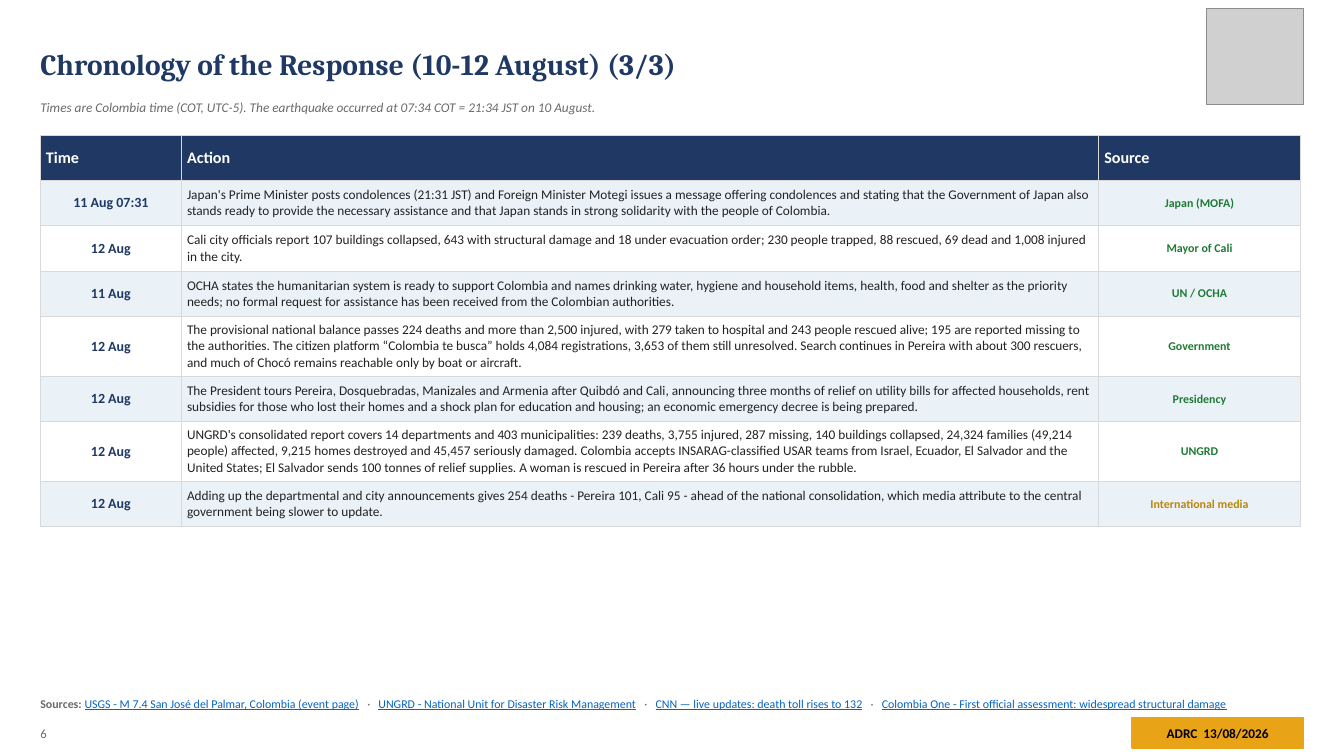
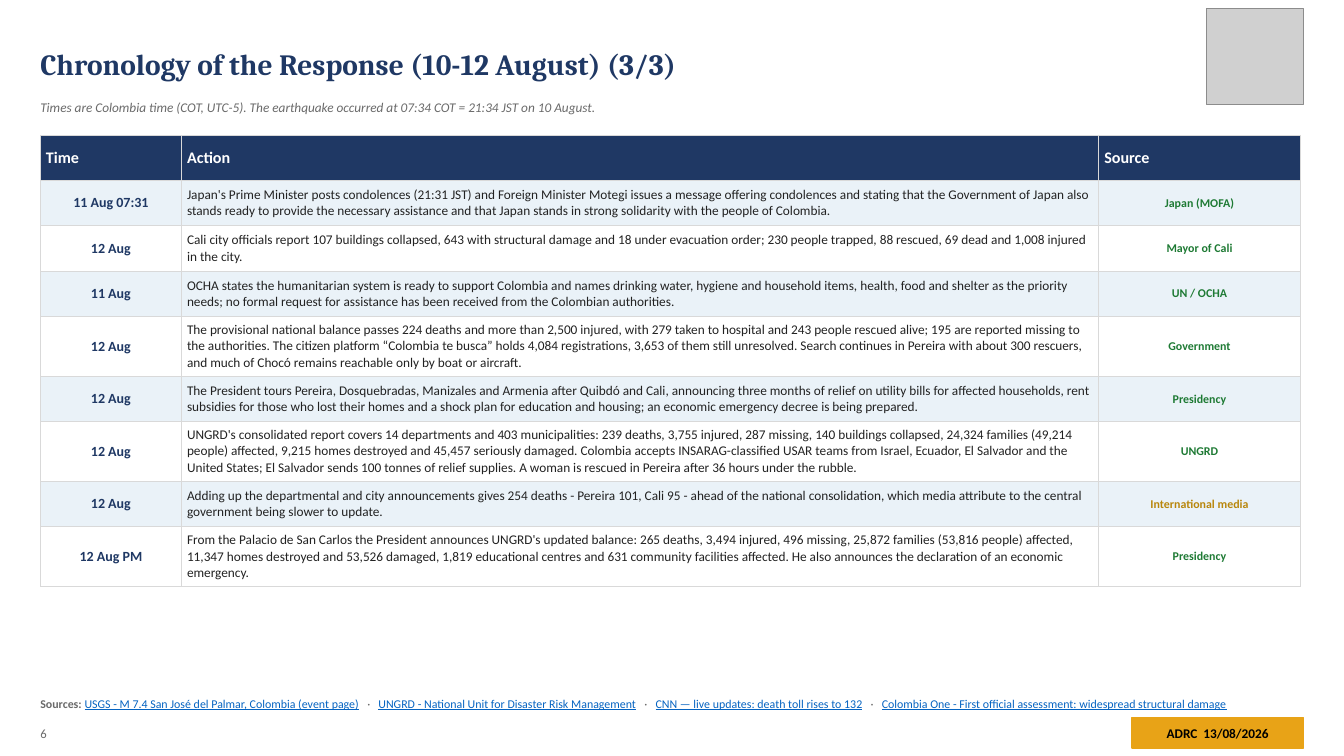
Before and after one commit to kochobi-max/whatsmap, a slide deck: slide 6 of reports/colombia_eq_20260810/output/ADRC_EQ_COL_Choco_20260810_EN.pptx. Drawn at 1344x756 pixels with LibreOffice and Linux fonts; fonts in the diff are those of the drawing; grey boxes stand for pictures. Boxes give left, top, right and bottom in pixels: in the first picture for what was removed or moved away, otherwise in the second. Text is boxed around its words. In the diff, an @@ line names an element or a change of style, - is before the commit and + after.

```diff
--- a/reports/colombia_eq_20260810/output/ADRC_EQ_COL_Choco_20260810_EN.pptx
+++ b/reports/colombia_eq_20260810/output/ADRC_EQ_COL_Choco_20260810_EN.pptx
@@ table at [40,135,1301,584] @@
+row 9: 12 Aug PM | From the Palacio de San Carlos the President announces UNGRD's updated balance: 265 deaths, 3,494 injured, 496 missing, 25,872 families (53,816 people) affected, 11,347 homes destroyed and 53,526 damaged, 1,819 educational centres and 631 community facilities affected. He also announces the declaration of an economic emergency. | Presidency
```
Also in this commit, not shown: 12 other slides changed, 7 other files.
